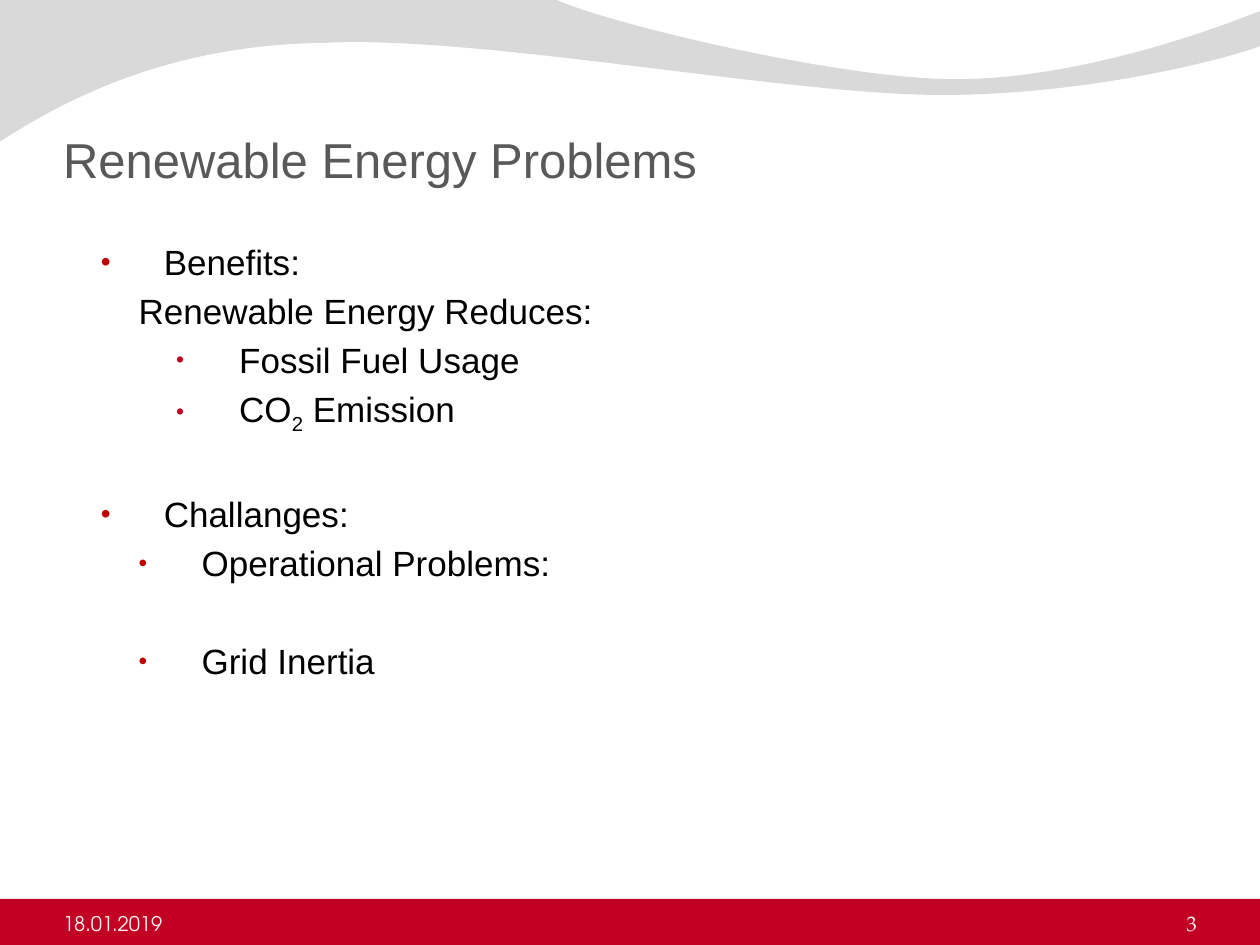
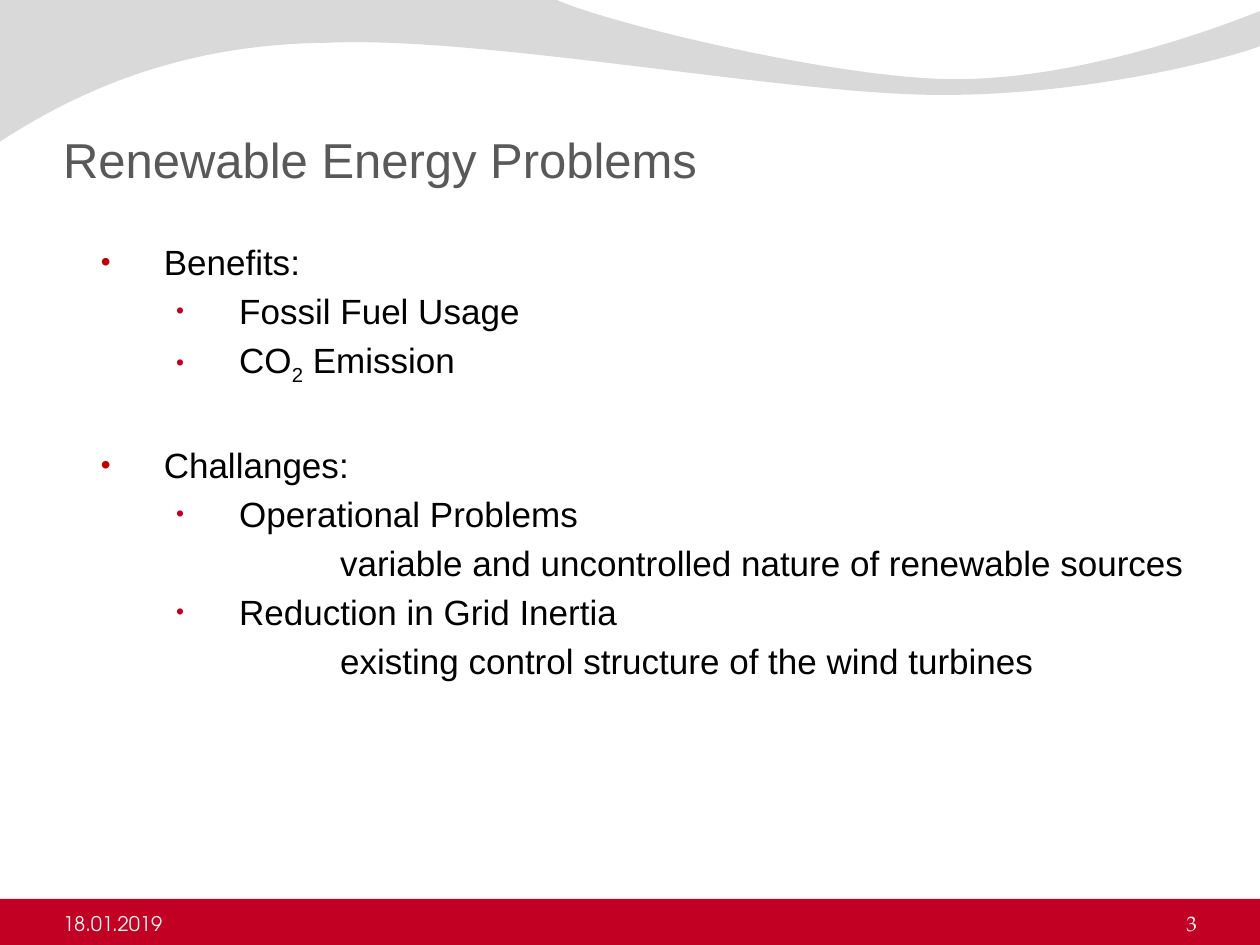
Before and after one commit to ErencanDuymaz/Research, a slide deck: slide 3 of Thesis/Thesis Defence/Erencan_Duymaz_thesis_defence.pptx. Drawn at 1260x945 pixels with LibreOffice and Linux fonts; fonts in the diff are those of the drawing; background and template pictures are left out. Boxes give left, top, right and bottom in pixels: in the first picture for what was removed or moved away, otherwise in the second. Text is boxed around its words. In the diff, an @@ line names an element or a change of style, - is before the commit and + after.

```diff
--- a/Thesis/Thesis Defence/Erencan_Duymaz_thesis_defence.pptx
+++ b/Thesis/Thesis Defence/Erencan_Duymaz_thesis_defence.pptx
@@ text at box(139, 298, 592, 331): paragraph removed @@
-    Renewable Energy Reduces:
@@ text at box(239, 501, 1183, 681): text changed @@
-    • Operational Problems:
-    • Grid Inertia
+      • Operational Problems
+        variable and uncontrolled nature of renewable sources
+      • Reduction in Grid Inertia
+        existing control structure of the wind turbines
```
Also in this commit, not shown: 9 other slides changed, 2 slides added, 1 slide removed, 10 other files.
